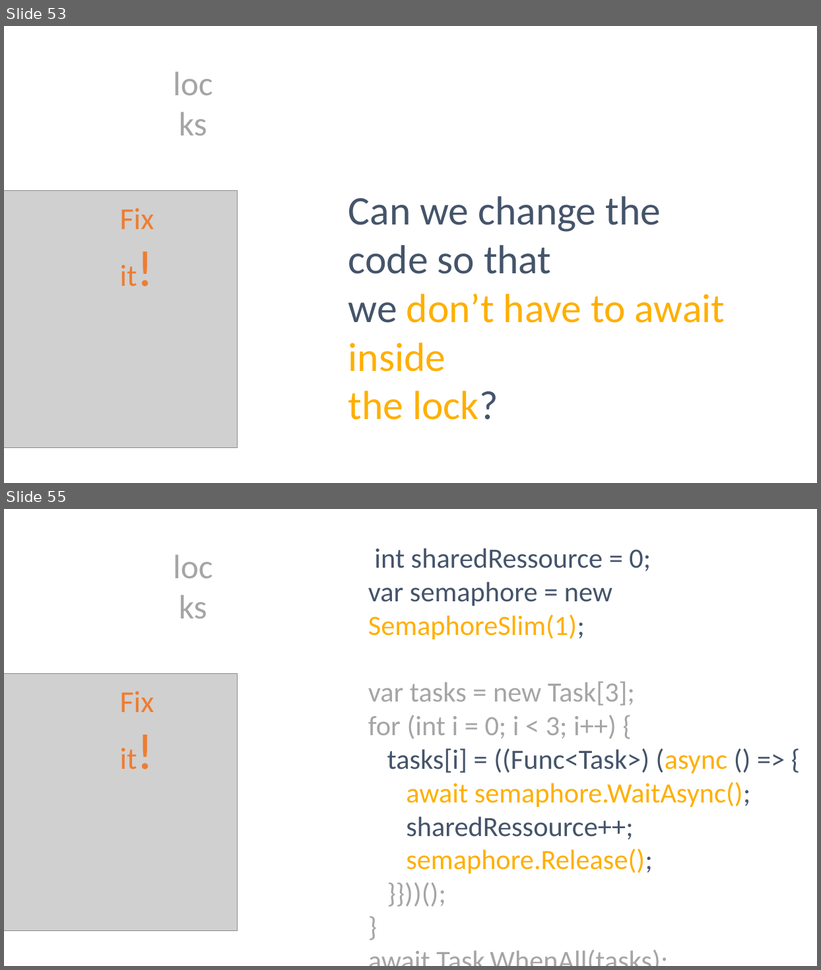
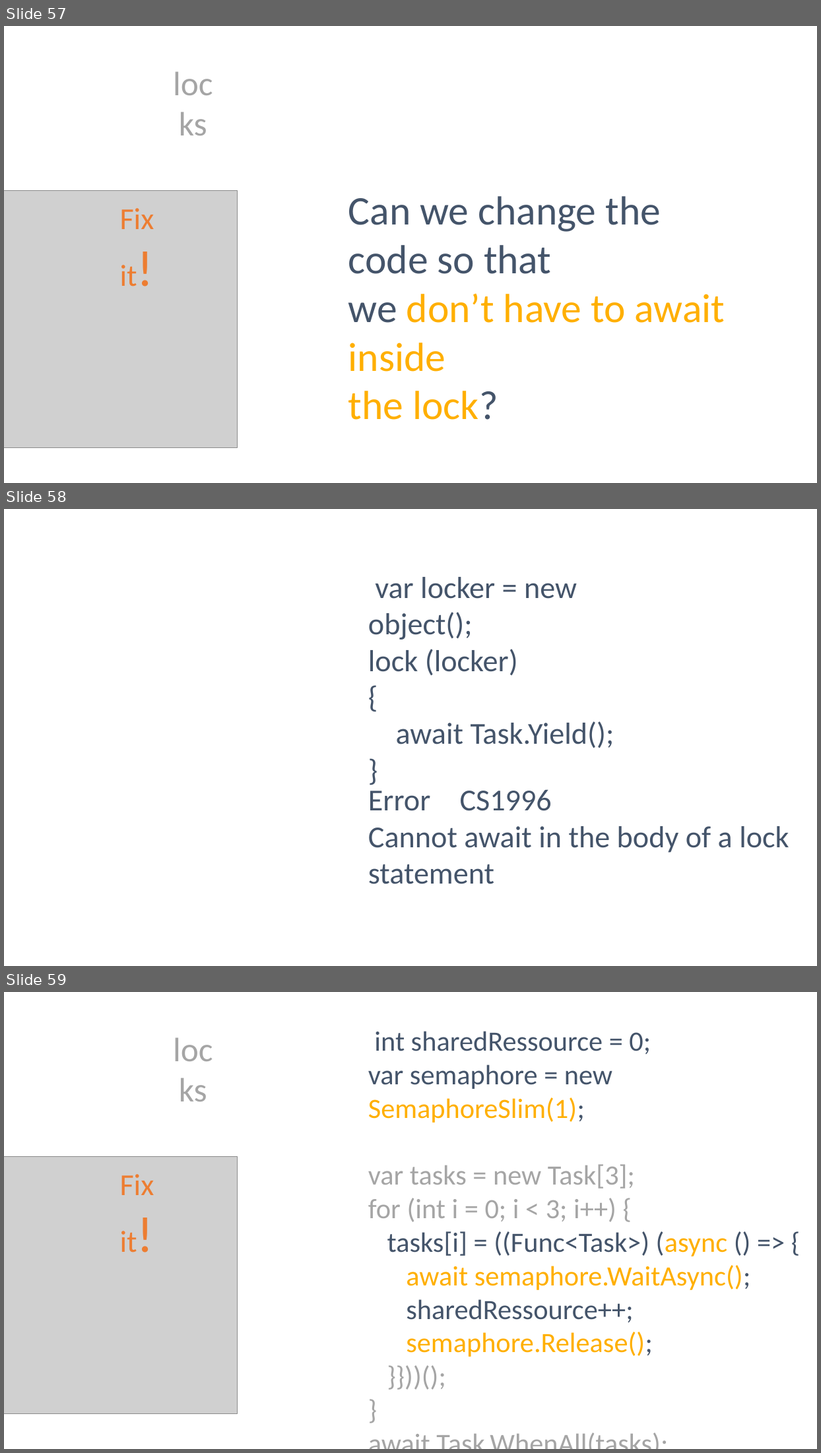
Before and after one commit to danielmarbach/RearchitectTowardsAsyncAwait, a slide deck: presentation.pptx. Shown one above the other, each under a label of ours: slides 53 and 55 before the commit, slides 57, 58 and 59 after it; the slides between them are not shown. The pictures are 821x970 and 821x1453 pixels, drawn with LibreOffice and Linux fonts; fonts in the diff are those of the drawing; grey boxes stand for pictures. Boxes give left, top, right and bottom in pixels: in the first picture for what was removed or moved away, otherwise in the second. Text is boxed around its words. In the diff, an @@ line names an element or a change of style, - is before the commit and + after.

```diff
--- a/presentation.pptx
+++ b/presentation.pptx
@@ slide 58 added at bbox=[4, 509, 817, 966], background #FFFFFF @@
@@ text added at bbox=[368, 577, 614, 748], 36 pt, text #44546A @@
+var locker = new object();
+lock (locker)
+{
+await Task.Yield();
+}
@@ text added at bbox=[368, 790, 789, 853], 36 pt, text #44546A @@
+Error CS1996
+Cannot await in the body of a lock statement
@@ what was slide 53 is now slide 57 @@
@@ what was slide 55 is now slide 59 @@
```
Also in this commit, not shown: 1 slide changed, 6 other slides added, 1 other file.
